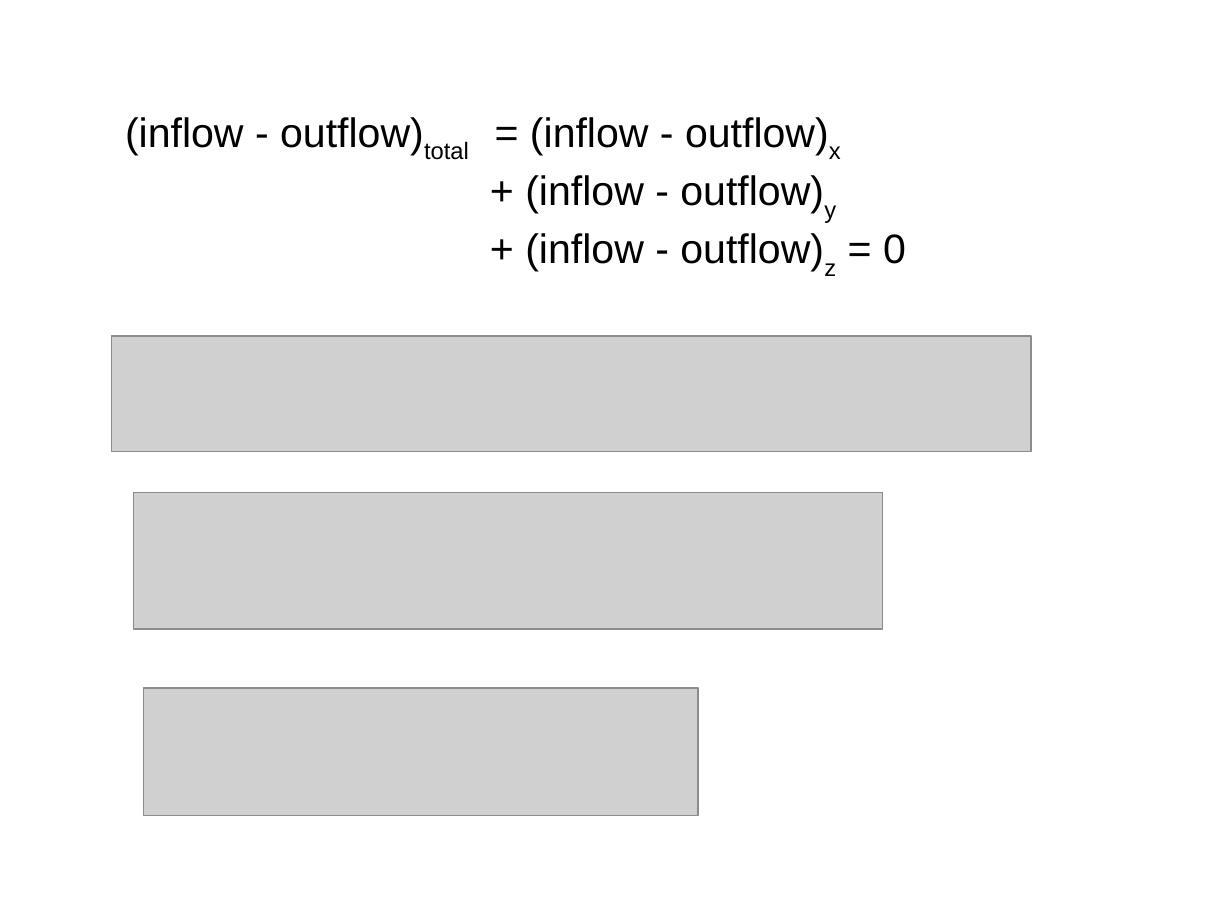
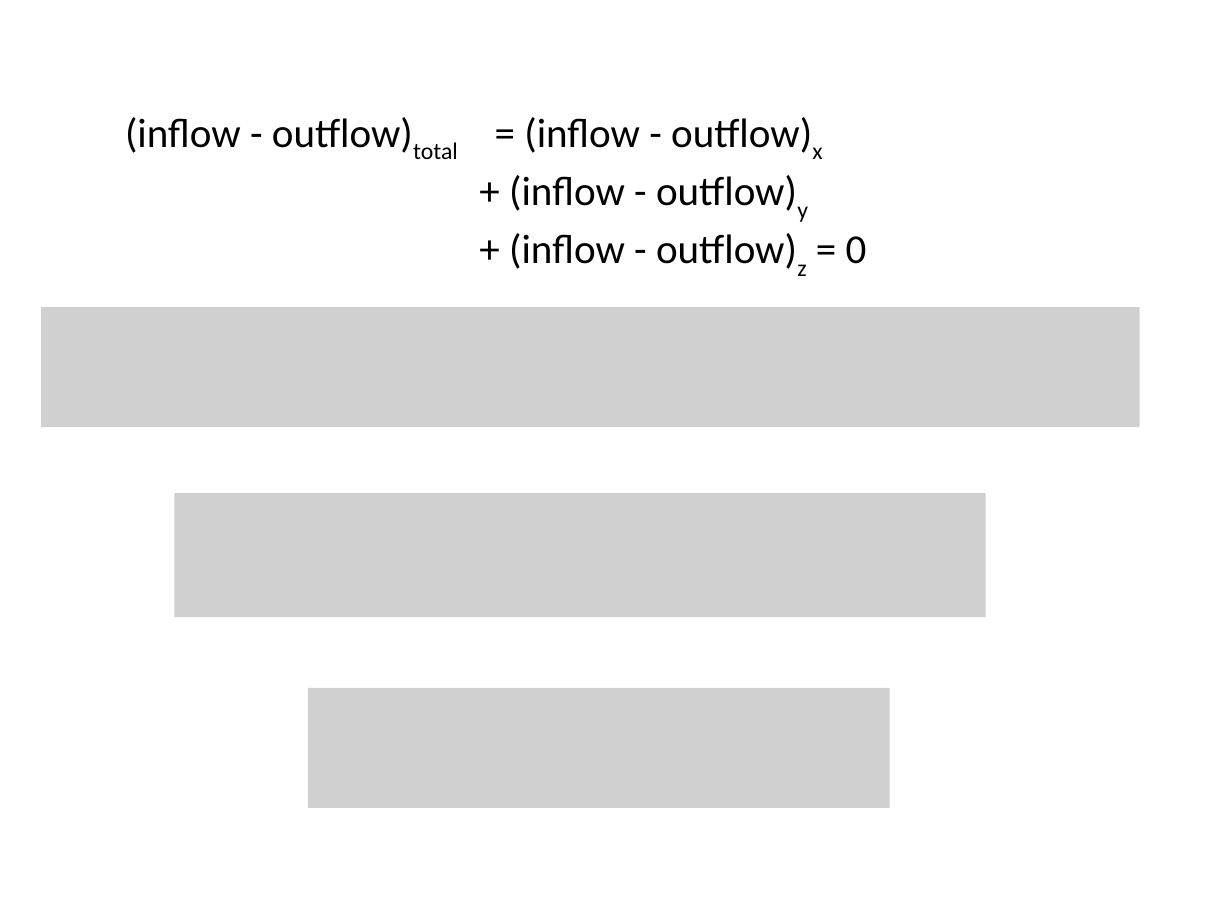
Before and after one commit to njones61/ce544, a slide deck: slide 7 of docs/unit1/05_goveqs/governing equations.pptx (slide 6 before the commit). Drawn at 1232x924 pixels with LibreOffice and Linux fonts; fonts in the diff are those of the drawing; grey boxes stand for pictures. Boxes give left, top, right and bottom in pixels: in the first picture for what was removed or moved away, otherwise in the second. Text is boxed around its words. In the diff, an @@ line names an element or a change of style, - is before the commit and + after.

```diff
--- a/docs/unit1/05_goveqs/governing equations.pptx
+++ b/docs/unit1/05_goveqs/governing equations.pptx
@@ text "(inflow - outflow)total = (inflow ..." at (125, 117, 867, 276): font Arial to Calibri @@
@@ picture: place and size @@
-picture at (112, 336, 1031, 452)
+picture at (41, 307, 1140, 428)
@@ picture: place and size @@
-picture at (133, 493, 882, 630)
+picture at (175, 493, 986, 617)
@@ picture: place and size @@
-picture at (144, 687, 699, 816)
+picture at (308, 687, 890, 808)
```
Also in this commit, not shown: 9 other slides changed, 6 slides added, 4 slides removed, 1 other file.
